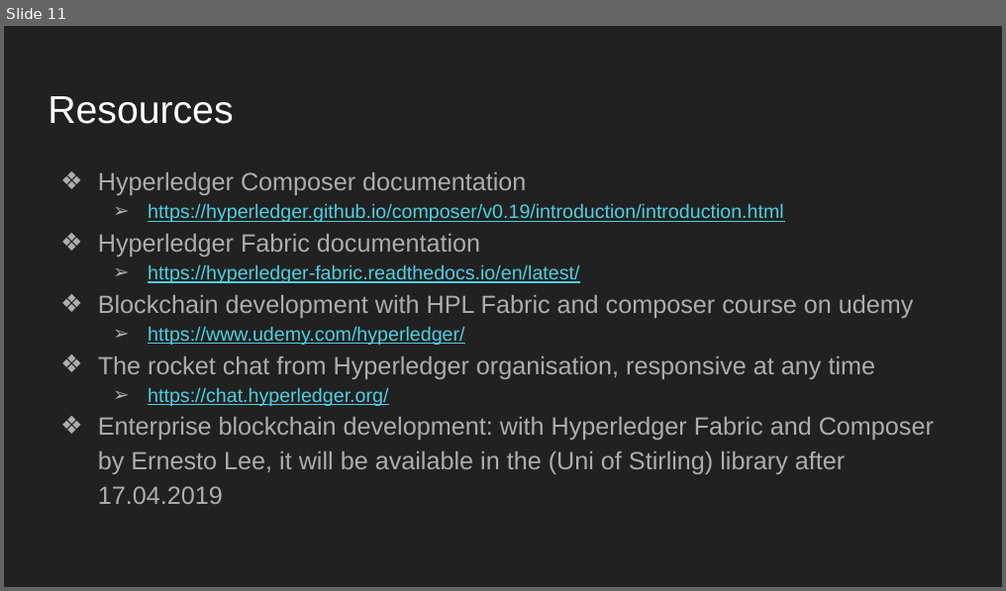
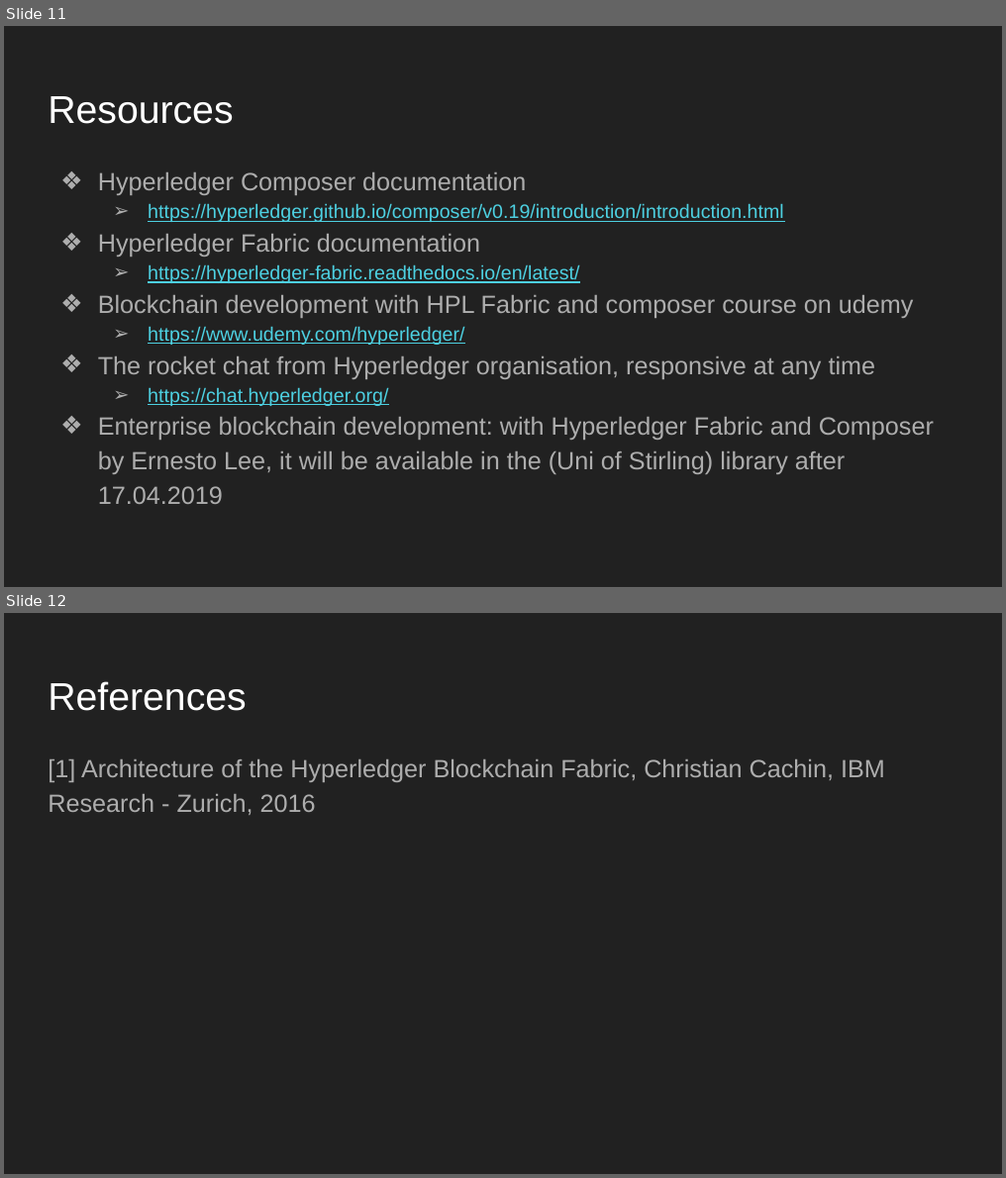
Before and after one commit to xxLestadxx/FabricPresentation2019Feb, a slide deck: Hyperledger Fabric and Composer.pptx. Shown one above the other, each under a label of ours: slide 11 before the commit, slides 11 and 12 after it. The pictures are 1006x591 and 1006x1178 pixels, drawn with LibreOffice and Linux fonts; fonts in the diff are those of the drawing. Boxes give left, top, right and bottom in pixels: in the first picture for what was removed or moved away, otherwise in the second. Text is boxed around its words. In the diff, an @@ line names an element or a change of style, - is before the commit and + after.

```diff
--- a/Hyperledger Fabric and Composer.pptx
+++ b/Hyperledger Fabric and Composer.pptx
@@ slide 12 added at <box>4,613,1002,1174</box>, background #212121 @@
@@ title added at <box>48,681,246,711</box>, 28 pt, text #FFFFFF @@
+References
@@ text added at <box>48,760,885,815</box>, 18 pt, text #ADADAD @@
+[1] Architecture of the Hyperledger Blockchain Fabric, Christian Cachin, IBM Research - Zurich, 2016
```
Also in this commit, not shown: 2 slides changed, 1 other file.
